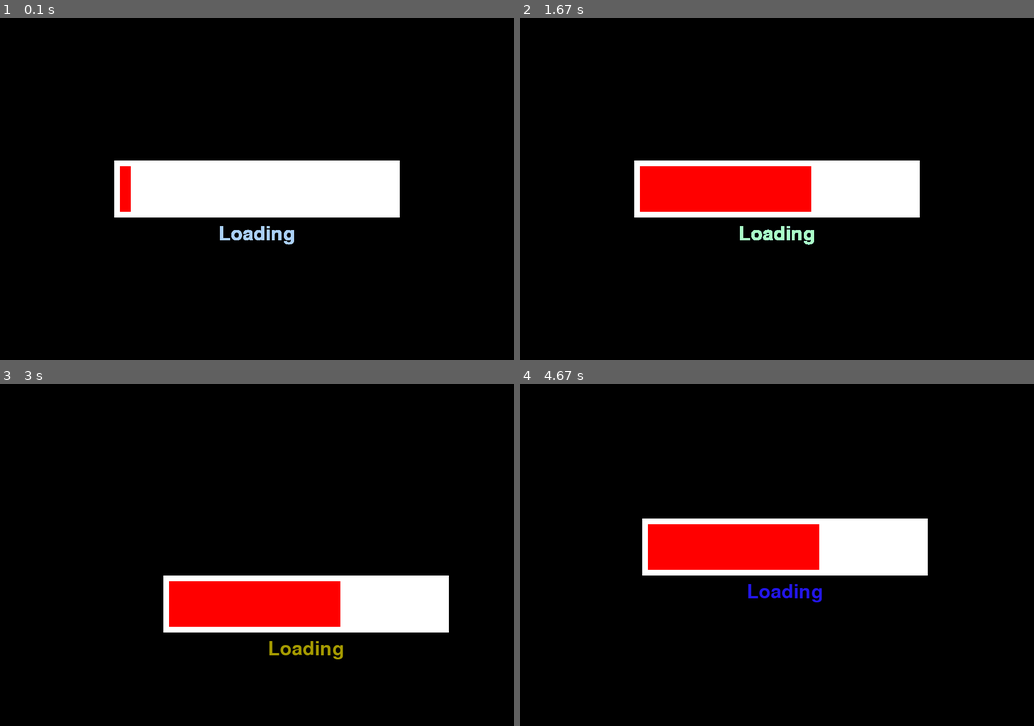
Above: before the commit, frames 1-4 (two rows, left to right).
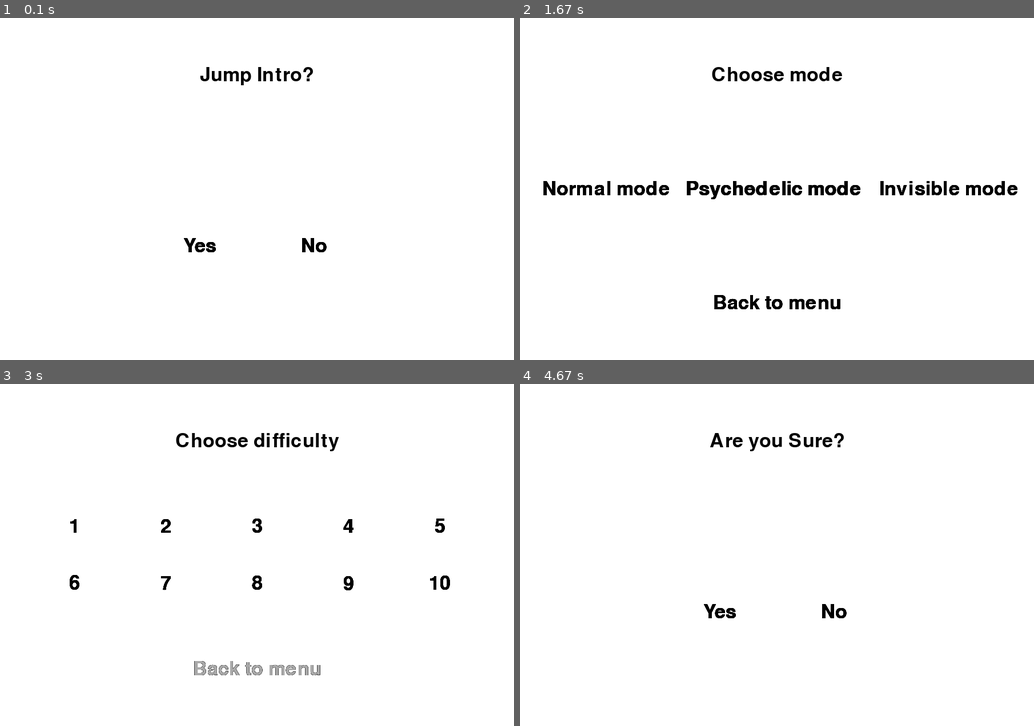
Above: after the commit, the same moments.

Repository: GabrielBSL/IPC-jogo-em-pygame
Game: pygame game, started from Snake.py
Same seed, same stepped clock (60 frames per second), same inputs: the game is played once before the commit and once after it.
Inputs (mouse positions are in pixels of both pictures, inside the frame that each line leads up to):
- Up to frame 1 (0.1 s): no input
- Up to frame 2 (1.67 s): press the mouse at (720, 247) at 0.37 s; move the mouse to (807, 212) at 0.47 s; release the mouse at (895, 182) at 0.6 s; press the mouse at (720, 247) at 0.7 s; move the mouse to (756, 267) at 0.8 s; release the mouse at (792, 291) at 0.93 s; press the mouse at (777, 301) at 1.03 s; move the mouse to (766, 291) at 1.13 s; release the mouse at (751, 277) at 1.27 s; press the mouse at (658, 264) at 1.37 s; move the mouse to (679, 189) at 1.47 s; release the mouse at (705, 117) at 1.6 s
- Up to frame 3 (3 s): press the mouse at (87, 555) at 1.7 s; move the mouse to (159, 561) at 1.8 s; release the mouse at (226, 572) at 1.93 s; press the mouse at (257, 667) at 2.87 s; move the mouse to (354, 575) at 2.97 s
- Up to frame 4 (4.67 s): release the mouse at (967, 479) at 3.1 s; press the mouse at (895, 555) at 3.2 s; move the mouse to (926, 551) at 3.3 s; release the mouse at (956, 551) at 3.43 s; tap Space at 3.5, 3.9, 4.2 s; hold Q 3.83-4.3 s; press the mouse at (895, 630) at 4.37 s; move the mouse to (787, 534) at 4.47 s; release the mouse at (679, 438) at 4.6 s

The runs differ from the first frame. In frame 1, 91% of the frame differs, in the area x 0-100%, y 0-100%; in frame 2, 94%; in frame 3, 95%; in frame 4, 95%.

Commit message:
Edição mais-que-perfeita do código

Diff:
--- a/Snake.py
+++ b/Snake.py
@@ -4,11 +4,11 @@
 
 # ------------ sound configurations ------------ #
 
-eating_apple = pygame.mixer.Sound("sounds/apple.wav")
-wrecking_intro = pygame.mixer.Sound("sounds/glass.wav")
-game_over_sound = pygame.mixer.Sound("sounds/gameover.wav")
-intro_sound = pygame.mixer.Sound("sounds/intro_sound.wav")
-load_error = pygame.mixer.Sound("sounds/load_error.wav")
+eating_apple = pygame.mixer.Sound("Sounds/apple.wav")
+wrecking_intro = pygame.mixer.Sound("Sounds/glass.wav")
+game_over_sound = pygame.mixer.Sound("Sounds/gameover.wav")
+intro_sound = pygame.mixer.Sound("Sounds/intro_sound.wav")
+load_error = pygame.mixer.Sound("Sounds/load_error.wav")
 
 pygame.mixer.music.set_volume(1)
 
@@ -36,19 +36,112 @@
 normal_large_font = pygame.font.SysFont(None, 50)
 normal_big_font = pygame.font.SysFont(None, 80)
 
-display.fill(BLACK)
 block_size = 10
 
-snake_head_sprite = pygame.image.load("images/snake_head.png")
-apple_sprite = pygame.image.load("images/apple.png")
+snake_head_sprite = pygame.image.load("Images/snake_head.png")
+apple_sprite = pygame.image.load("Images/apple.png")
 
 clock = pygame.time.Clock()
 
 # ------------ pattern general configurations ------------ #
 
+def begin():
+
+    display.fill(WHITE)
+    message_to_screen("Jump Intro?", BLACK, 0, -200, True, 5)
+    message_to_screen("Yes", BLACK, -100, 100, True, 5)
+    message_to_screen("No", BLACK, 100, 100, True, 5)
+    pygame.display.update()
+
+    limit_colors = 170
+    one_click = True
+
+    color_red = limit_colors
+    color_green = limit_colors
+    color_blue = limit_colors
+
+    change_red = 1
+    change_green = 2
+    change_blue = 4
+
+    while True:
+
+        mouse = pygame.mouse.get_pos()
+        click = pygame.mouse.get_pressed()
+
+        for event in pygame.event.get():
+
+            if event.type == pygame.QUIT:
+                end()
+
+        if 380 > mouse[0] > 320 and 420 > mouse[1] > 380:
+
+            if click[0] and one_click:
+                pygame.mixer.music.load("Sounds/menu.wav")
+                pygame.mixer.music.play(-1)
+                menu(0)
+                one_click = False
+
+            message_to_screen("Yes", (color_red, color_green, color_blue), -100, 100, True, 5)
+            pygame.display.update()
+
+            color_red += change_red
+            color_green += change_green
+            color_blue += change_blue
+
+            if color_red >= limit_colors or change_red < 0:
+                change_red *= -1
+                color_red += change_red
+
+            if color_green >= limit_colors or color_green < 0:
+                change_green *= -1
+                color_green += change_green
+
+            if color_blue >= limit_colors or color_blue < 0:
+                change_blue *= -1
+                color_blue += change_blue
+
+        else:
+
+            message_to_screen("Yes", BLACK, -100, 100, True, 5)
+            pygame.display.update()
+            one_click = True
+
+        if 570 > mouse[0] > 530 and 420 > mouse[1] > 380:
+
+            if click[0] and one_click:
+                intro1()
+                one_click = False
+
+            message_to_screen("No", (color_red, color_green, color_blue), 100, 100, True, 5)
+            pygame.display.update()
+
+            color_red += change_red
+            color_green += change_green
+            color_blue += change_blue
+
+            if color_red >= limit_colors or change_red < 0:
+                change_red *= -1
+                color_red += change_red
+
+            if color_green >= limit_colors or color_green < 0:
+                change_green *= -1
+                color_green += change_green
+
+            if color_blue >= limit_colors or color_blue < 0:
+                change_blue *= -1
+                color_blue += change_blue
+
+        else:
+
+            message_to_screen("No", BLACK, 100, 100, True, 5)
+            pygame.display.update()
+            one_click = True
+
 # ------------ intros ------------ #
 
 def intro1():
+    display.fill(BLACK)
 
     limit_colors = 170
 
@@ -146,7 +239,7 @@
     message_to_screen("Loading", WHITE, 0, 80, True, 5)
     pygame.display.update()
     pygame.time.wait(1000)
-    image_intro = pygame.image.load('images/crash_load.png')
+    image_intro = pygame.image.load("Images/crash_load.png")
 
     fall_screen = 1
     while fall_screen <= 600:
@@ -186,12 +279,12 @@
 
 def intro2():
 
-    image_developer_1 = pygame.image.load('images/developer_1.png')
-    image_developer_2 = pygame.image.load('images/developer_2.png')
-    image_developer_3 = pygame.image.load('images/developer_3.png')
-    image_developer_4 = pygame.image.load('images/developer_4.png')
-    image_developer_5 = pygame.image.load('images/developer_5.png')
-    image_developer_head = pygame.image.load('images/head_developer.png')
+    image_developer_1 = pygame.image.load('Images/developer_1.png')
+    image_developer_2 = pygame.image.load('Images/developer_2.png')
+    image_developer_3 = pygame.image.load('Images/developer_3.png')
+    image_developer_4 = pygame.image.load('Images/developer_4.png')
+    image_developer_5 = pygame.image.load('Images/developer_5.png')
+    image_developer_head = pygame.image.load('Images/head_developer.png')
 
     for i in range (301):
 
@@ -424,9 +517,9 @@
 
 def intro3():
 
-    uea_image = pygame.image.load('images/UEA.jpg')
-    est_image = pygame.image.load('images/EST.png')
-    pyg_image = pygame.image.load('images/pygame.png')
+    uea_image = pygame.image.load('Images/UEA.jpg')
+    est_image = pygame.image.load('Images/EST.png')
+    pyg_image = pygame.image.load('Images/pygame.png')
 
     for transition in range (1500):
 
@@ -449,8 +542,8 @@
 
 def menu(opening):
 
-    snake_icon = pygame.image.load('images/snake_cute.png')
-    snake_name = pygame.image.load('images/snake_name.png')
+    snake_icon = pygame.image.load('Images/snake_cute.png')
+    snake_name = pygame.image.load('Images/snake_name.png')
 
     if opening:
 
@@ -1312,6 +1405,9 @@
 
     # ------------ pattern game configurations ------------ #
 
+    pygame.mixer.music.load("Sounds/game_sound.wav")
+    pygame.mixer.music.play(-1)
+
     position_x = width / 2
     position_y = height / 2
     direction_x = 0
@@ -1319,6 +1415,16 @@
 
     points = 0
 
+    limit_colors = 170
+
+    color_red = limit_colors
+    color_green = limit_colors
+    color_blue = limit_colors
+
+    change_red = 1
+    change_green = 2
+    change_blue = 4
+
     no_apple_in_screen = True
 
     difficult = difficulty
@@ -1346,13 +1452,15 @@
 
     first_body = False
     apple_tam = 3
-    apple_parameter = apple_tam
+    apple_parameter = 3
 
     snake_body = []
 
     # ------------ pattern game configurations ------------ #
 
     while True:
+
+        no_auto_crash = True
 
         display.fill(background_color)
         message_to_screen("'space' to pause", BLACK, 760, 10, False, 1)
@@ -1411,29 +1519,35 @@
 
             if event.type == pygame.KEYDOWN:
 
-                if event.key == pygame.K_LEFT and direction_x != block_size:
-                    direction_x = -block_size
-                    direction_y = 0
-                    direction_head = 2
-
-                elif event.key == pygame.K_RIGHT and direction_x != -block_size:
-                    direction_x = block_size
-                    direction_y = 0
-                    direction_head = 0
-
-                elif event.key == pygame.K_UP and direction_y != block_size:
-                    direction_y = -block_size
-                    direction_x = 0
-                    direction_head = 1
-
-                elif event.key == pygame.K_DOWN and direction_y != -block_size:
-                    direction_y = block_size
-                    direction_x = 0
-                    direction_head = 3
-
-                elif event.key == pygame.K_SPACE:
-
-                    pause()
+                if position_x >= 0 and position_x < width and position_y >= 0 and position_y < height:
+
+                    if event.key == pygame.K_LEFT and direction_x != block_size and no_auto_crash:
+                        direction_x = -block_size
+                        direction_y = 0
+                        direction_head = 2
+                        no_auto_crash = False
+
+                    elif event.key == pygame.K_RIGHT and direction_x != -block_size and no_auto_crash:
+                        direction_x = block_size
+                        direction_y = 0
+                        direction_head = 0
+                        no_auto_crash = False
+
+                    elif event.key == pygame.K_UP and direction_y != block_size and no_auto_crash:
+                        direction_y = -block_size
+                        direction_x = 0
+                        direction_head = 1
+                        no_auto_crash = False
+
+                    elif event.key == pygame.K_DOWN and direction_y != -block_size and no_auto_crash:
+                        direction_y = block_size
+                        direction_x = 0
+                        direction_head = 3
+                        no_auto_crash = False
+
+                    elif event.key == pygame.K_SPACE:
+
+                        pause()
 
         position_x += direction_x
         position_y += direction_y
@@ -1547,6 +1661,7 @@
     display.fill(WHITE)
     message_to_screen("Paused", BLACK, 0, -100, True, 6)
     message_to_screen("Press 'p' to unpause", BLACK, 0, 100, True, 5)
+    message_to_screen("Press 'q' to go to menu", BLACK, 0, 150, True, 5)
     pygame.display.update()
 
     while pause:
@@ -1556,6 +1671,15 @@
             if event.key == pygame.K_p:
                 pause = False
                 pygame.mixer.music.unpause()
+
+            if event.key == pygame.K_q:
+                pygame.mixer.music.load("Sounds/menu.wav")
+                pygame.mixer.music.play(-1)
+                menu(0)
+
+            if event.type == pygame.QUIT:
+
+                end()
 
 def making_snake(snakelist, background_color, mode):
 
@@ -1632,18 +1756,19 @@
     message_to_screen("Victor Summer", BLACK, 50, 220, False, 5)
     message_to_screen("Frederico", BLACK, 50, 270, False, 5)
     message_to_screen("Guilherme", BLACK, 50, 320, False, 5)
-
-    squad_developers_1 = pygame.image.load('images/crash_load_minimized.png')
-    squad_developers_2 = pygame.image.load('images/developer_minimized.png')
-    uea_min = pygame.image.load('images/UEA.jpg')
-    est_min = pygame.image.load('images/EST.png')
+    message_to_screen("Instructor: Dr. Jucimar Jr", BLACK, 20, 400, False, 5)
+
+    squad_developers_1 = pygame.image.load('Images/crash_load_minimized.png')
+    squad_developers_2 = pygame.image.load('Images/developer_minimized.png')
+    uea_min = pygame.image.load('Images/UEA.jpg')
+    est_min = pygame.image.load('Images/EST.png')
 
     display.blit(squad_developers_1, [350, 20])
     display.blit(squad_developers_2, [350, 240])
     display.blit(uea_min, [630, 0])
     display.blit(est_min, [630, 200])
 
-    message_to_screen("All rights reserved", BLACK, 80, 400, False, 1)
+    message_to_screen("All rights reserved", BLACK, 80, 450, False, 1)
 
     message_to_screen("Back to menu", BLACK, 0, 200, True, 5)
     limit_colors = 170
@@ -1768,6 +1893,8 @@
 
             if click[0] and one_click:
 
+                pygame.mixer.music.load("Sounds/menu.wav")
+                pygame.mixer.music.play(-1)
                 menu(0)
                 one_click = False
 
@@ -1808,4 +1935,4 @@
     quit()
     sys.exit()
 
-intro1()
+begin()
